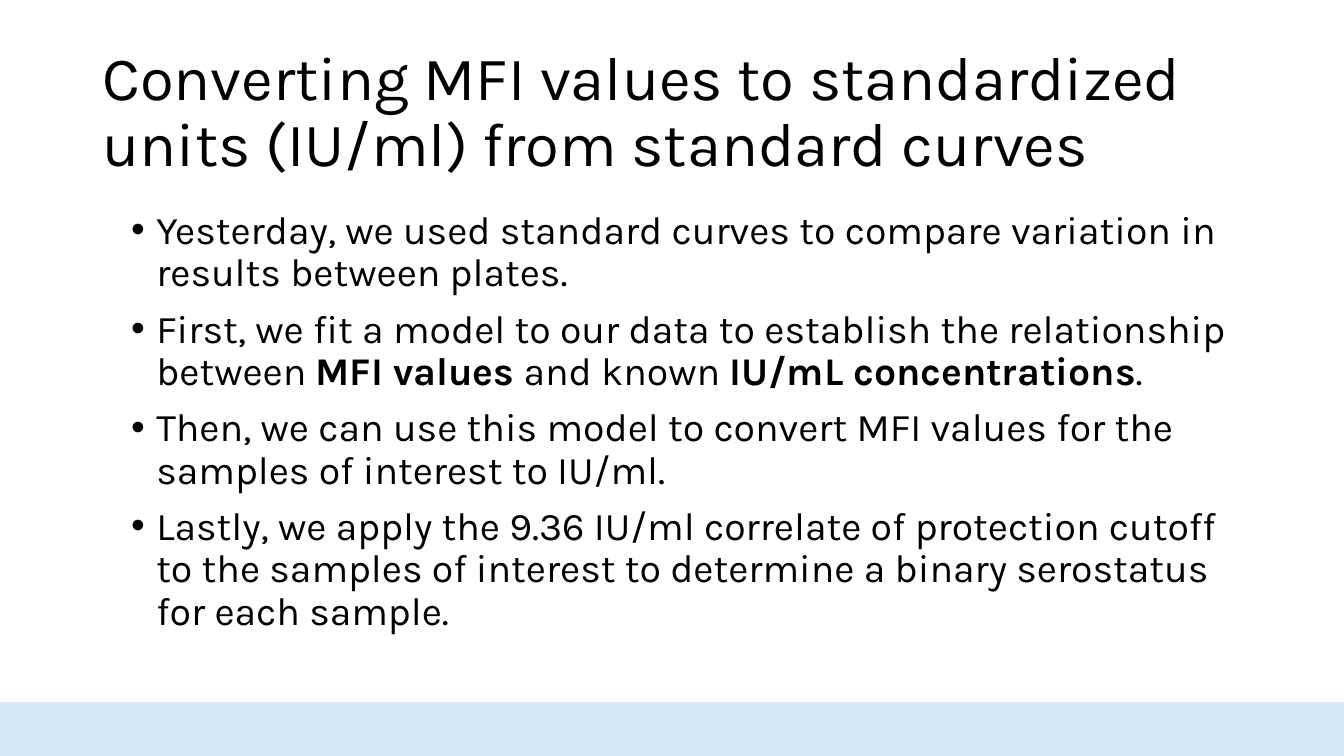
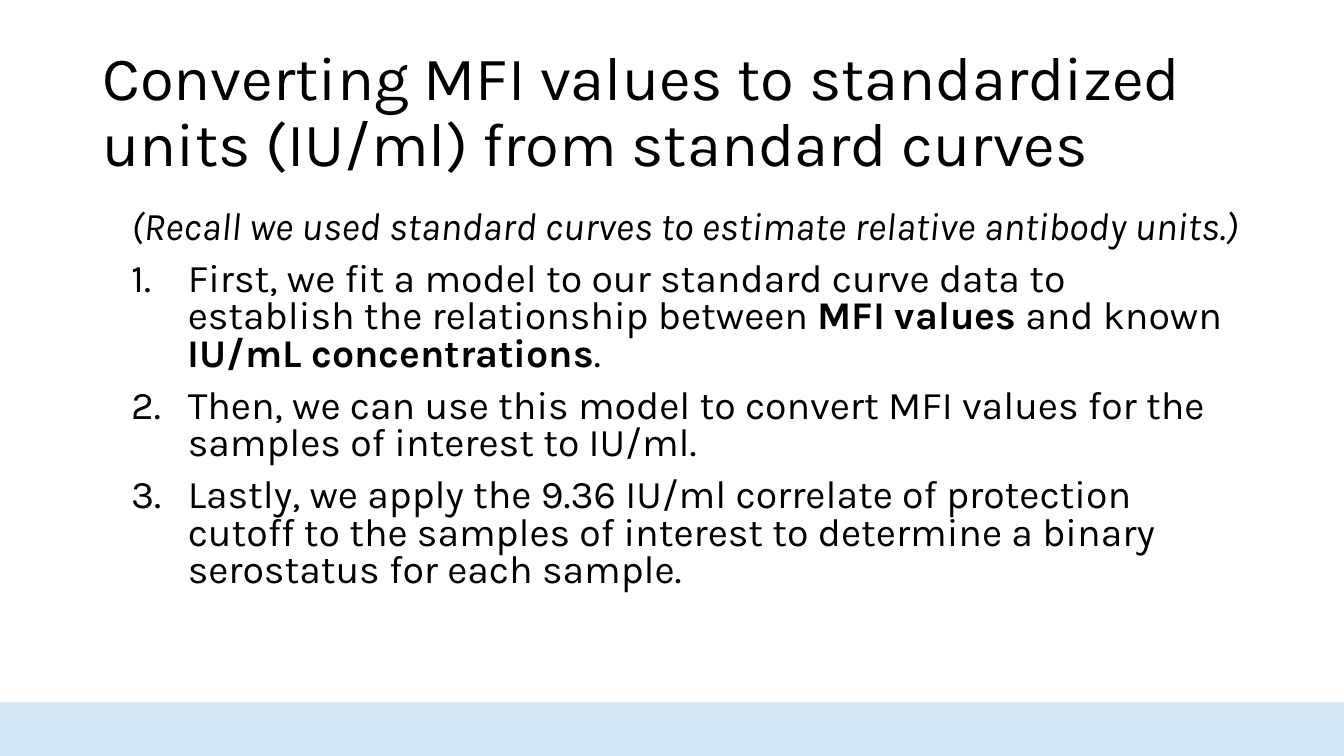
Before and after one commit to HopkinsIDD/seroanalytics_workshop, a slide deck: slide 12 of Lecture 3/Lecture 3 draft v2.pptx. Drawn at 1344x756 pixels with LibreOffice and Linux fonts; fonts in the diff are those of the drawing; background and template pictures are left out. Boxes give left, top, right and bottom in pixels: in the first picture for what was removed or moved away, otherwise in the second. Text is boxed around its words. In the diff, an @@ line names an element or a change of style, - is before the commit and + after.

```diff
--- a/Lecture 3/Lecture 3 draft v2.pptx
+++ b/Lecture 3/Lecture 3 draft v2.pptx
@@ text at [131,211,1239,370]: text changed @@
-• Yesterday, we used standard curves to compare variation in results between plates.
-• First, we fit a model to our data to establish the relationship between MFI values and known IU/mL concentrations.
+(Recall we used standard curves to estimate relative antibody units.)
+1. First, we fit a model to our standard curve data to establish the relationship between MFI values and known IU/mL concentrations.
@@ text at [188,392,1204,593]: bullet • to 1.; line spacing 0.9 to 0.8 @@
```
Also in this commit, not shown: 23 other slides changed, 1 slide added, 2 other files.
